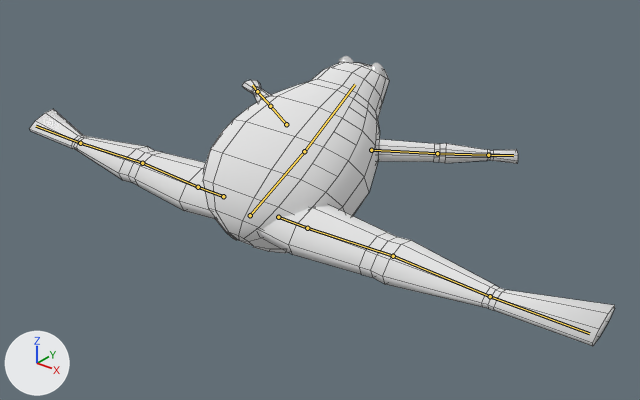
Two versions of the Blender file Core/Art/Frog.blend, one commit apart.
Camera for both pictures: a camera (50 mm lens) standing at (15.09, -17.27, 10.15) and looking at (0.68, 0.73, -1.01). The axes (+X, +Y, +Z) are drawn at lower left. The lights are the same throughout. The bones that bend it are drawn over the model as lines. Mesh edges are drawn as thin lines on the coarser meshes.
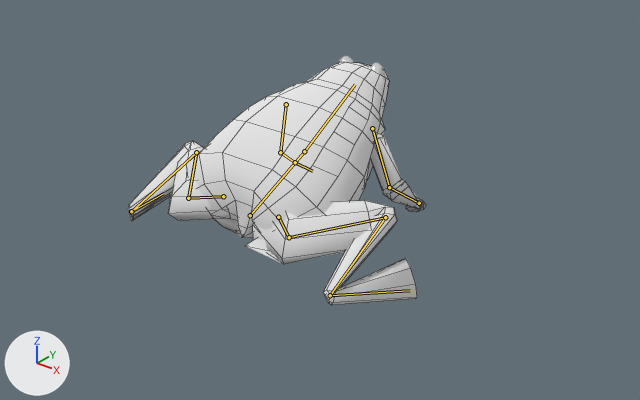
The newer file adds an action. The first version stands in its rest pose; the second is drawn at frame 1 of the action 'Idle_1'.

Where the change shows, as pixel boxes [x1, y1, x2, y2] in the pictures (640 x 400 px):
'Sphere', posed (49% narrower, 14% shorter): before [29, 62, 615, 346]; after [127, 62, 426, 305]
bone 'Arm1.R', root to tip: before (371, 150) to (437, 153); after (372, 128) to (389, 187)
bone 'Arm2.R', root to tip: before (437, 153) to (488, 155); after (389, 187) to (419, 203)
bone 'Hand.R', root to tip: before (488, 155) to (513, 155); after (419, 203) to (417, 205)
bone 'Arm1.L', root to tip: before (286, 124) to (270, 106); after (286, 104) to (280, 152)
bone 'Arm2.L', root to tip: before (270, 106) to (257, 91); after (280, 152) to (295, 162)
bone 'Hand.L', root to tip: before (257, 91) to (252, 85); after (295, 162) to (312, 171)
bone 'Hip.R', root to tip: before (278, 217) to (307, 228); after (278, 217) to (289, 237)
bone 'Leg1.R', root to tip: before (307, 228) to (393, 256); after (289, 237) to (385, 217)
bone 'Leg2.R', root to tip: before (393, 256) to (490, 296); after (385, 217) to (330, 295)
bone 'Foot.R', root to tip: before (490, 296) to (589, 333); after (330, 295) to (410, 290)
bone 'Hip.L', root to tip: before (223, 196) to (198, 187); after (223, 196) to (188, 198)
bone 'Leg1.L', root to tip: before (198, 187) to (142, 163); after (188, 198) to (196, 152)
bone 'Leg2.L', root to tip: before (142, 163) to (80, 143); after (196, 152) to (131, 211)
bone 'Foot.L', root to tip: before (80, 143) to (36, 126); after (131, 211) to (163, 193)

Diff of the bpy script that builds the scene:
```diff
--- a/Core/Art/Frog.blend.py
+++ b/Core/Art/Frog.blend.py
@@ bone_arm1_r @@
 bone_arm1_r = bpy.data.objects['Armature'].pose.bones['Arm1.R']  # child of 'Neck'
-bone_arm1_r.location = (0.0, 0.0, 0.0)
-bone_arm1_r.rotation_quaternion = (1.0, 0.0, 0.0, 0.0)  # degrees (0, 0, 0)
+bone_arm1_r.location = (0.01, -0.02, 0.65)
+bone_arm1_r.rotation_quaternion = (0.709, -0.504, 0.396, -0.295)  # degrees (-79, 15, -58)
@@ bone_arm2_r @@
 bone_arm2_r = bpy.data.objects['Armature'].pose.bones['Arm2.R']  # child of 'Arm1.R'
-bone_arm2_r.rotation_quaternion = (1.0, 0.0, 0.0, 0.0)  # degrees (0, 0, 0)
+bone_arm2_r.rotation_quaternion = (0.912, -0.2, 0.085, 0.348)  # degrees (-19, 17, 39)
@@ bone_hand_r @@
 bone_hand_r = bpy.data.objects['Armature'].pose.bones['Hand.R']  # child of 'Arm2.R'
-bone_hand_r.rotation_quaternion = (1.0, 0.0, 0.0, 0.0)  # degrees (0, 0, 0)
+bone_hand_r.rotation_quaternion = (0.885, -0.253, 0.284, -0.269)  # degrees (-40, 21, -42)
@@ bone_arm1_l @@
 bone_arm1_l = bpy.data.objects['Armature'].pose.bones['Arm1.L']  # child of 'Neck'
-bone_arm1_l.location = (0.0, 0.0, 0.0)
-bone_arm1_l.rotation_quaternion = (1.0, 0.0, 0.0, 0.0)  # degrees (0, 0, 0)
+bone_arm1_l.location = (-0.01, -0.02, 0.65)
+bone_arm1_l.rotation_quaternion = (0.709, -0.504, -0.396, 0.295)  # degrees (-79, -15, 58)
@@ bone_arm2_l @@
 bone_arm2_l = bpy.data.objects['Armature'].pose.bones['Arm2.L']  # child of 'Arm1.L'
-bone_arm2_l.rotation_quaternion = (1.0, 0.0, 0.0, 0.0)  # degrees (0, 0, 0)
+bone_arm2_l.rotation_quaternion = (0.912, -0.2, -0.085, -0.348)  # degrees (-19, -17, -39)
@@ bone_hand_l @@
 bone_hand_l = bpy.data.objects['Armature'].pose.bones['Hand.L']  # child of 'Arm2.L'
-bone_hand_l.rotation_quaternion = (1.0, 0.0, 0.0, 0.0)  # degrees (0, 0, 0)
+bone_hand_l.rotation_quaternion = (0.885, -0.253, -0.284, 0.269)  # degrees (-40, -21, 42)
@@ bone_hip_r @@
 bone_hip_r = bpy.data.objects['Armature'].pose.bones['Hip.R']  # child of 'Base'
-bone_hip_r.rotation_quaternion = (1.0, 0.0, 0.0, 0.0)  # degrees (0, 0, 0)
+bone_hip_r.rotation_quaternion = (0.957, -0.055, -0.007, -0.286)  # degrees (-6, -3, -33)
@@ bone_leg1_r @@
 bone_leg1_r = bpy.data.objects['Armature'].pose.bones['Leg1.R']  # child of 'Hip.R'
-bone_leg1_r.rotation_quaternion = (1.0, 0.0, 0.0, 0.0)  # degrees (0, 0, 0)
+bone_leg1_r.rotation_quaternion = (0.742, -0.041, 0.185, 0.644)  # degrees (11, 19, 84)
@@ bone_leg2_r @@
 bone_leg2_r = bpy.data.objects['Armature'].pose.bones['Leg2.R']  # child of 'Leg1.R'
-bone_leg2_r.rotation_quaternion = (1.0, 0.0, 0.0, 0.0)  # degrees (0, 0, 0)
+bone_leg2_r.rotation_quaternion = (0.439, 0.0, 0.0, -0.898)  # degrees (0, 0, -128)
@@ bone_foot_r @@
 bone_foot_r = bpy.data.objects['Armature'].pose.bones['Foot.R']  # child of 'Leg2.R'
-bone_foot_r.rotation_quaternion = (1.0, 0.0, 0.0, 0.0)  # degrees (0, 0, 0)
+bone_foot_r.rotation_quaternion = (0.34, -0.007, -0.215, 0.915)  # degrees (-24, -8, 141)
@@ bone_hip_l @@
 bone_hip_l = bpy.data.objects['Armature'].pose.bones['Hip.L']  # child of 'Base'
-bone_hip_l.rotation_quaternion = (1.0, 0.0, 0.0, 0.0)  # degrees (0, 0, 0)
+bone_hip_l.rotation_quaternion = (0.957, -0.055, 0.007, 0.286)  # degrees (-6, 3, 33)
@@ bone_leg1_l @@
 bone_leg1_l = bpy.data.objects['Armature'].pose.bones['Leg1.L']  # child of 'Hip.L'
-bone_leg1_l.rotation_quaternion = (1.0, 0.0, 0.0, 0.0)  # degrees (0, 0, 0)
+bone_leg1_l.rotation_quaternion = (0.742, -0.041, -0.185, -0.644)  # degrees (11, -19, -84)
@@ bone_leg2_l @@
 bone_leg2_l = bpy.data.objects['Armature'].pose.bones['Leg2.L']  # child of 'Leg1.L'
-bone_leg2_l.rotation_quaternion = (1.0, 0.0, 0.0, 0.0)  # degrees (0, 0, 0)
+bone_leg2_l.rotation_quaternion = (0.439, 0.0, 0.0, 0.898)  # degrees (0, 0, 128)
@@ bone_foot_l @@
 bone_foot_l = bpy.data.objects['Armature'].pose.bones['Foot.L']  # child of 'Leg2.L'
-bone_foot_l.rotation_quaternion = (1.0, 0.0, 0.0, 0.0)  # degrees (0, 0, 0)
+bone_foot_l.rotation_quaternion = (0.34, -0.007, 0.215, -0.915)  # degrees (-24, 8, -141)
```
